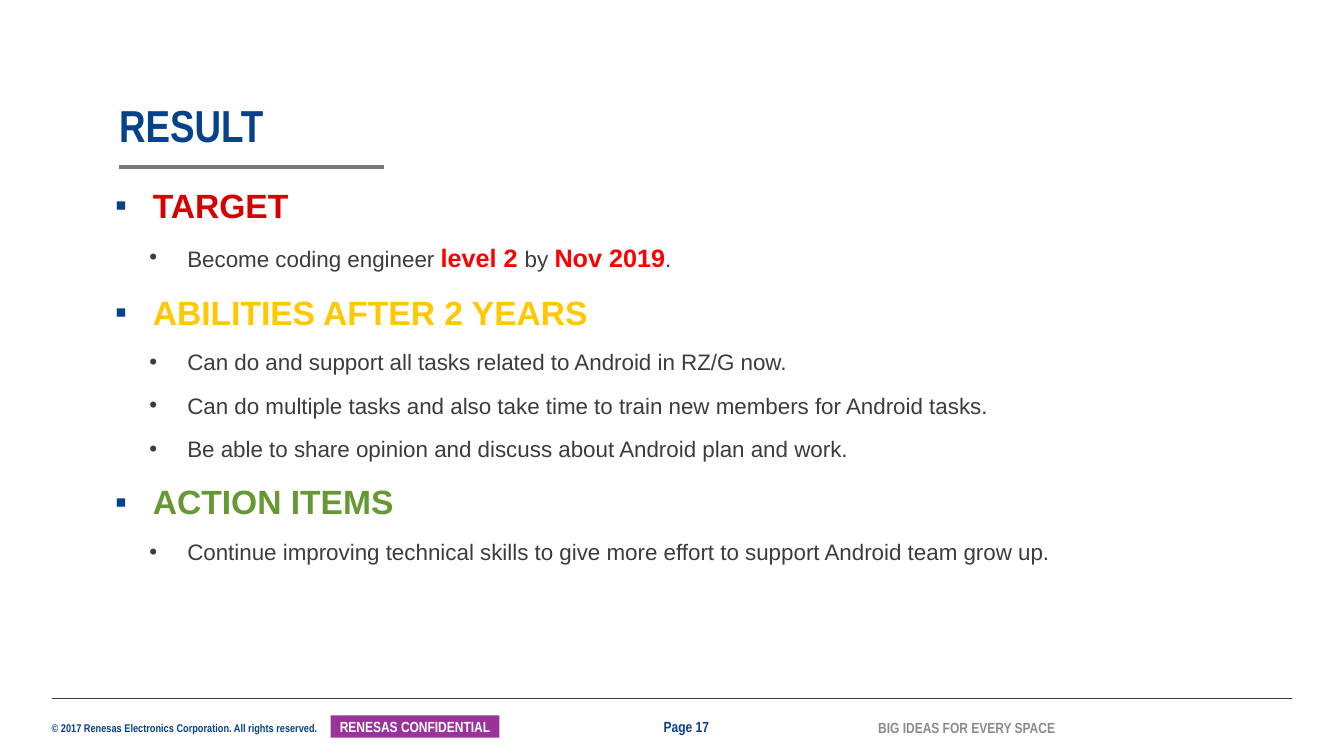
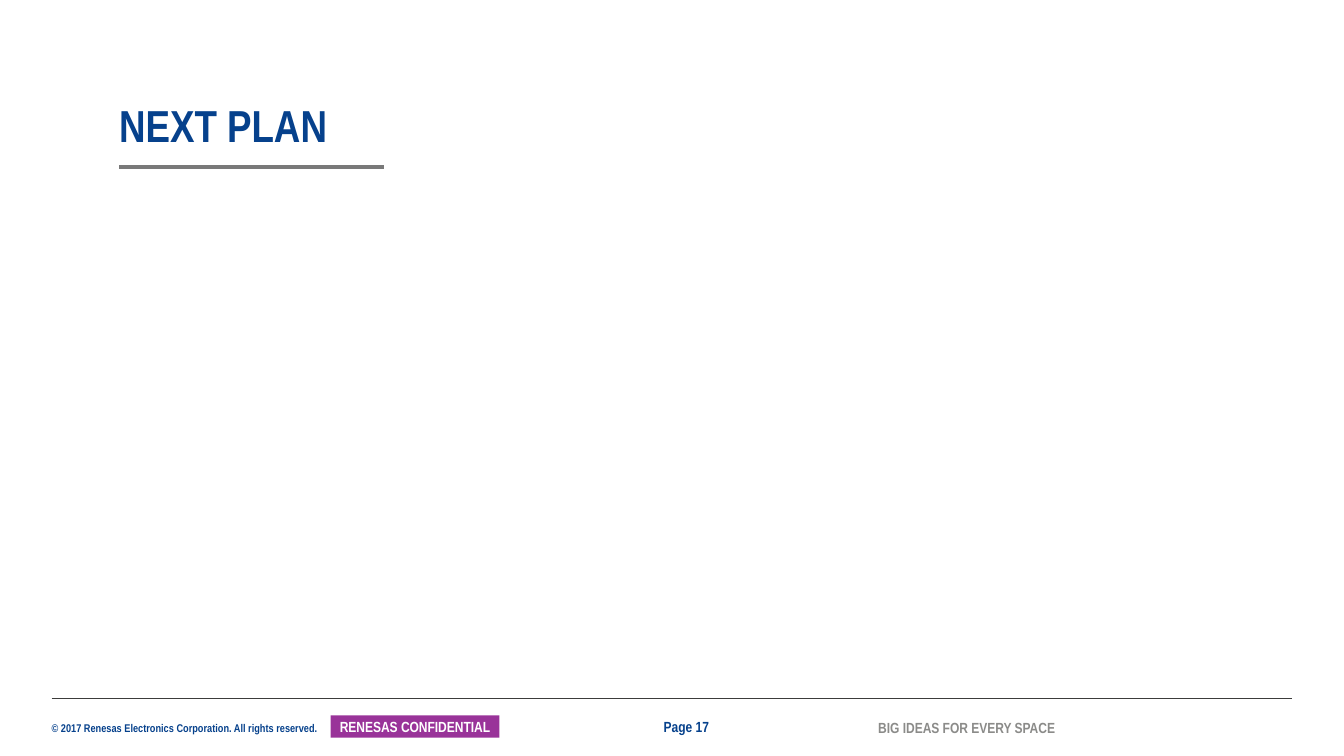
Before and after one commit to tranchikha/myapplication, a slide deck: slide 17 of LAST_TERM/2042_TranChiKha_ISS_MentorMentee_26G.pptx. Drawn at 1344x756 pixels with LibreOffice and Linux fonts; fonts in the diff are those of the drawing; background and template pictures are left out. Boxes give left, top, right and bottom in pixels: in the first picture for what was removed or moved away, otherwise in the second. Text is boxed around its words. In the diff, an @@ line names an element or a change of style, - is before the commit and + after.

```diff
--- a/LAST_TERM/2042_TranChiKha_ISS_MentorMentee_26G.pptx
+++ b/LAST_TERM/2042_TranChiKha_ISS_MentorMentee_26G.pptx
@@ title at box(119, 111, 327, 142): text changed @@
-RESULT
+NEXT PLAN
@@ text removed at box(153, 194, 1049, 565) @@
-  ▪ TARGET
-      • Become coding engineer level 2 by Nov 2019.
-  ▪ ABILITIES AFTER 2 YEARS
-      • Can do and support all tasks related to Android in RZ/G now.
-      • Can do multiple tasks and also take time to train new members for Android tasks.
-      • Be able to share opinion and discuss about Android plan and work.
-  ▪ ACTION ITEMS
-      • Continue improving technical skills to give more effort to support Android team grow up.
```
Also in this commit, not shown: 6 other slides changed.
